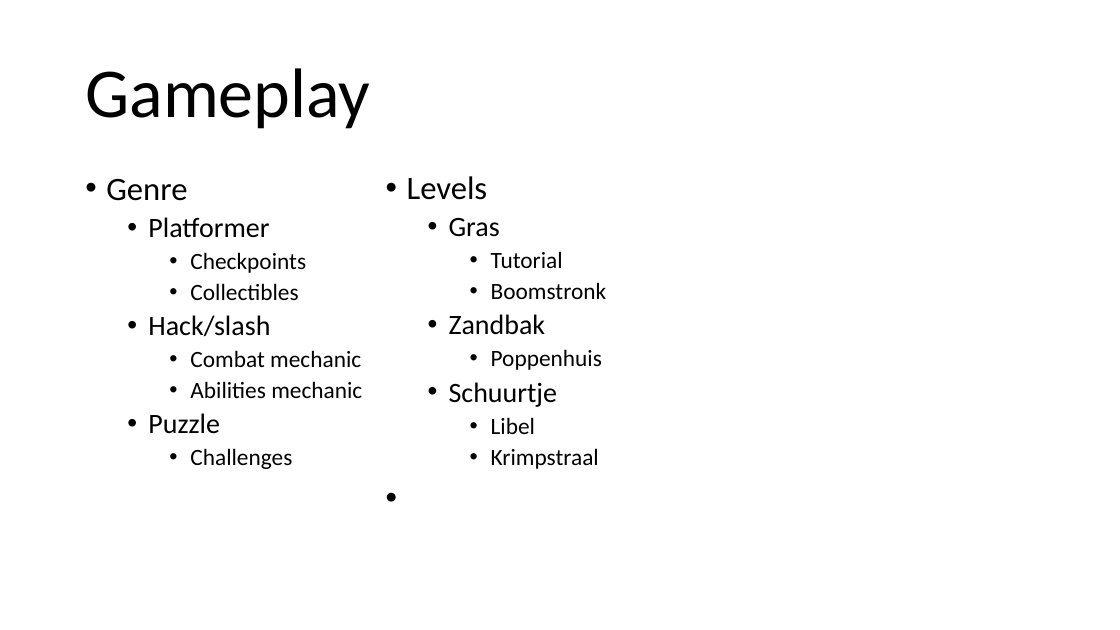
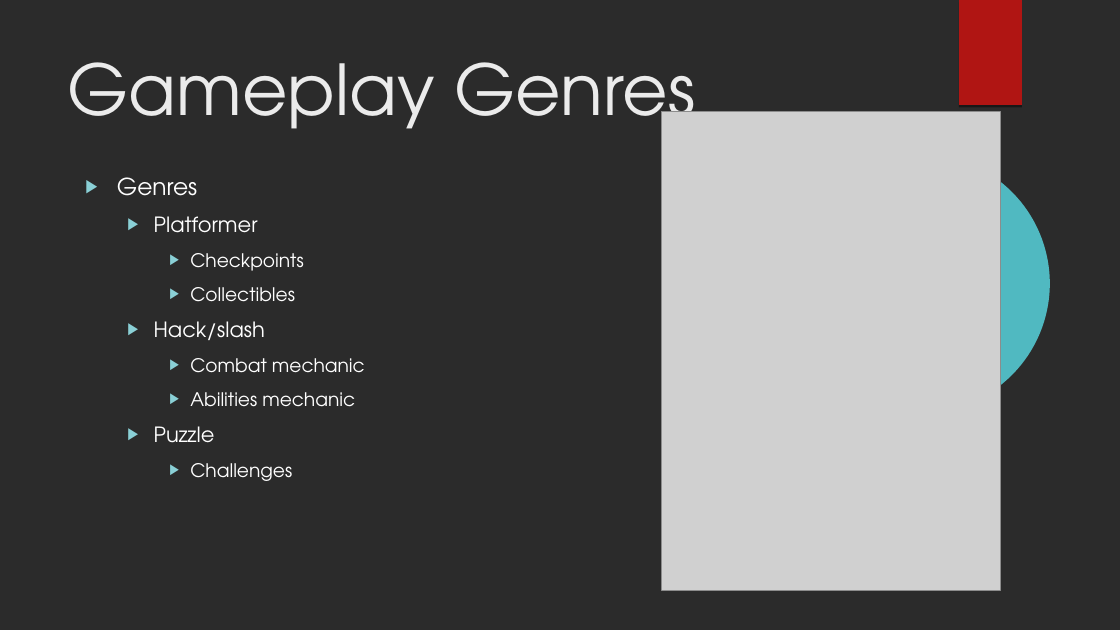
Before and after one commit to kvk4life/GAM21gr2, a slide deck: slide 5 of Presentatie documenten/Order 66’s Pitch.odp. Drawn at 1120x630 pixels with LibreOffice and Linux fonts; fonts in the diff are those of the drawing; grey boxes stand for pictures; background and template pictures are left out; a plain dark background stands for a picture behind light text. Boxes give left, top, right and bottom in pixels: in the first picture for what was removed or moved away, otherwise in the second. Text is boxed around its words. In the diff, an @@ line names an element or a change of style, - is before the commit and + after.

```diff
--- a/Presentatie documenten/Order 66’s Pitch.odp
+++ b/Presentatie documenten/Order 66’s Pitch.odp
@@ background #FFFFFF to picture (left out) @@
@@ freeform shape added at bbox=[959, 0, 1022, 105], fill #B01513 @@
@@ title "Gameplay Genres" at bbox=[68, 62, 695, 147]: vertical alignment middle to top @@
@@ title at bbox=[68, 62, 695, 147]: text changed; font Calibri to TeX Gyre Adventor; text colour #000000 to #EBEBEB @@
-Gameplay
+Gameplay Genres
@@ picture added at bbox=[662, 112, 1001, 591] @@
@@ text at bbox=[117, 177, 197, 196]: text changed; size 28 to 20 pt; font Calibri to TeX Gyre Adventor; text colour #000000 to #FFFFFF @@
-• Genre
+▶ Genres
@@ text removed at bbox=[407, 176, 607, 469] @@
-• Levels
-  • Gras
-    • Tutorial
-    • Boomstronk
-  • Zandbak
-    • Poppenhuis
-  • Schuurtje
-    • Libel
-    • Krimpstraal
@@ freeform shape added at bbox=[791, 154, 1049, 413], fill #50B9C1 @@
@@ text at bbox=[154, 216, 365, 481]: size 24 to 18 pt in "Platformer", "Hack/slash", "Puzzle"; font Calibri to TeX Gyre Adventor, text colour #000000 to #FFFFFF; size 20 to 16 pt in "Checkpoints", "Collectibles", "Combat mechanic", "Abilities mechanic" and 1 more places; bullet • to ▶; line spacing 0.9 to 1; more space between paragraphs; bullet colour #000000 to #8AD0D6 @@
```
Also in this commit, not shown: 8 other slides changed, 5 slides added, 1 slide removed, 1 other file.
